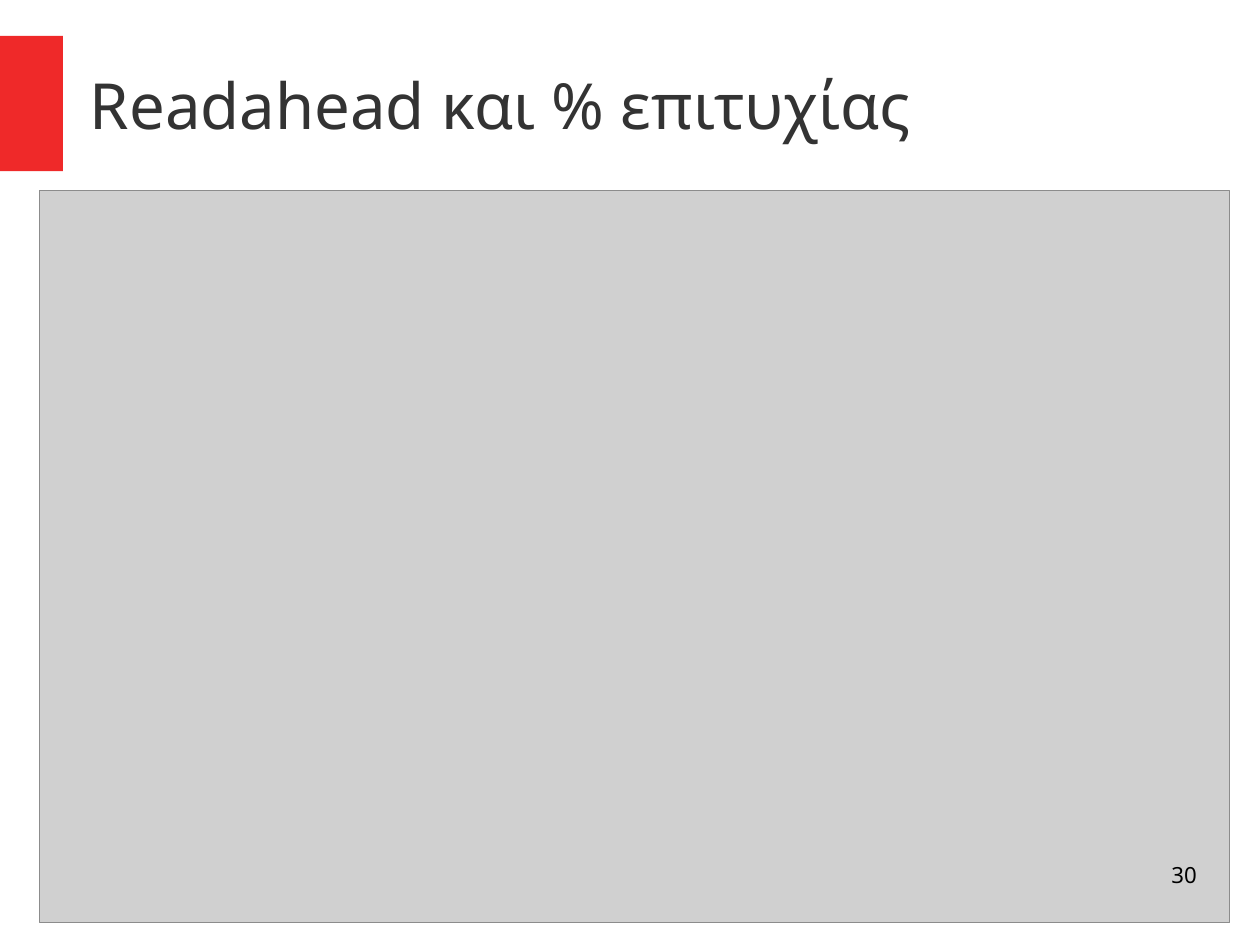
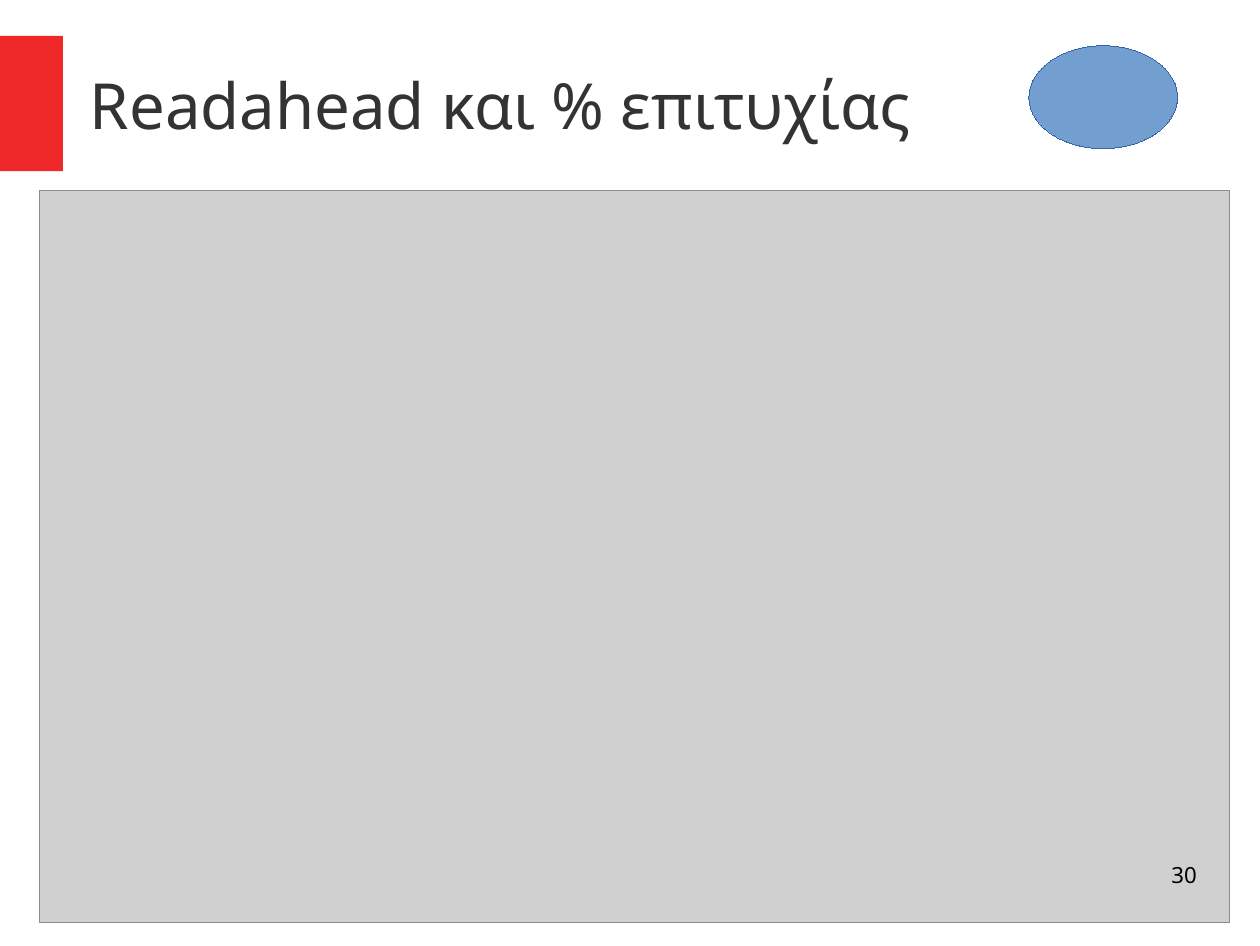
Before and after one commit to el15066/Diplomatiki, a slide deck: slide 30 of main/Presentation.odp. Drawn at 1260x946 pixels with LibreOffice and Linux fonts; fonts in the diff are those of the drawing; grey boxes stand for pictures. Boxes give left, top, right and bottom in pixels: in the first picture for what was removed or moved away, otherwise in the second. Text is boxed around its words. In the diff, an @@ line names an element or a change of style, - is before the commit and + after.

```diff
--- a/main/Presentation.odp
+++ b/main/Presentation.odp
@@ ellipse added at box(1029, 46, 1178, 149), fill #729FCF, outline #3465A4 0 pt @@
```
Also in this commit, not shown: 5 other slides changed.
